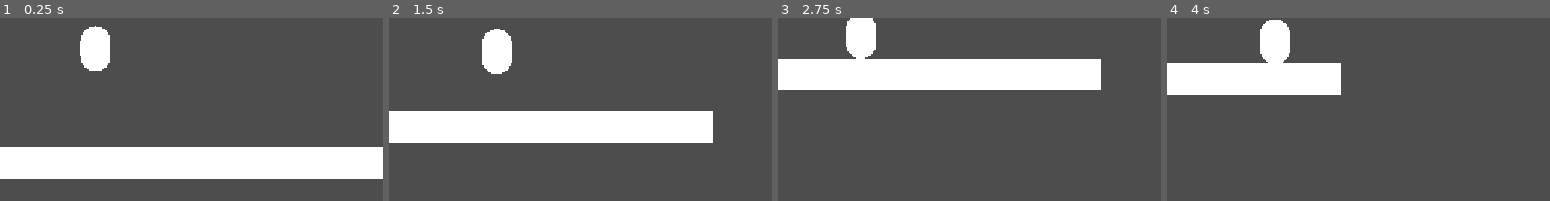
Above: before the commit, frames 1-4 (left to right).
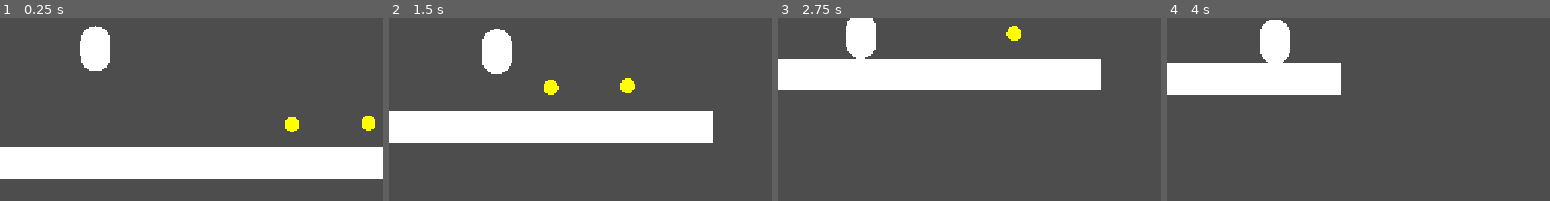
Above: after the commit, the same moments.

Repository: colinabarry/Token-Remake
Game: Godot game, scene res://scenes/levels/test_bed.tscn
Same seed, same stepped clock (60 frames per second), same inputs: the game is played once before the commit and once after it.
Inputs:
- Up to frame 1 (0.25 s): no input
- Up to frame 2 (1.5 s): hold D (move_right) from 0.53 s (still down); tap Space (move_jump) at 0.77 s
- Up to frame 3 (2.75 s): tap Space (move_jump) at 1.52 s; release D (move_right) at 2.03 s; hold A (move_left) from 2.03 s (still down)
- Up to frame 4 (4 s): release A (move_left) at 2.78 s; hold D (move_right) from 2.78 s (still down); tap Space (move_jump) at 3.02, 3.77 s
The pictures show only the part of the screen within x 40-90%, y 50-100%; the shares and areas given below are measured in that part.

The runs differ from the first frame. In frame 1, 0.5% of the frame differs, in the area x 74-98%, y 53-63%; in frame 2, 0.5%, in the area x 40-65%, y 32-43%; in frame 3, 0.2%; in frame 4, nothing differs.

Commit message:
tokens exits, jump tokens work

Diff:
--- a/scenes/actors/characters/player/coin_purse.gd
+++ b/scenes/actors/characters/player/coin_purse.gd
@@ -1,5 +1,5 @@
 @icon("res://assets/icons/icon_purse.png")
-class_name CoinPurse extends Node
+class_name CoinPurse extends Area2D
 
 var default_jump_tokens := 5
 # var default_dash_tokens := 0
@@ -9,12 +9,25 @@
 
 
 func init(_player: Player) -> void:
+	add_to_group("token_collector")
 	self.player = _player
 
-	# player.connect_jump_to_purse(_on_player_jumped)
+	area_entered.connect(_on_area_entered)
 	player.connect_signal_to_callback("jumped", _on_player_jumped)
+
+
+func _collect_token(token: BaseToken) -> void:
+	match token.token_type:
+		BaseToken.TokenType.JUMP_TOKEN:
+			num_jump_tokens += 1
+			print(num_jump_tokens, " tokens left")
 
 
 func _on_player_jumped() -> void:
 	num_jump_tokens -= 1
 	print(num_jump_tokens, " tokens left")
+
+
+func _on_area_entered(area: Area2D) -> void:
+	if area.is_in_group("token"):
+		_collect_token(area as BaseToken)
--- a/scenes/actors/characters/player/player.gd
+++ b/scenes/actors/characters/player/player.gd
@@ -15,6 +15,8 @@
 
 
 func _ready() -> void:
+	add_to_group("player")
+
 	state_machine.init(self)
 	coin_purse.init(self)
 
--- a/scenes/actors/characters/player/player.tscn
+++ b/scenes/actors/characters/player/player.tscn
@@ -10,10 +10,13 @@
 radius = 10.0
 height = 30.0
 
+[sub_resource type="CircleShape2D" id="CircleShape2D_wh11t"]
+radius = 15.0
+
 [node name="Player" type="CharacterBody2D"]
 script = ExtResource("1_cgsb8")
 
-[node name="CollisionShape2D" type="CollisionShape2D" parent="."]
+[node name="PlayerCollision" type="CollisionShape2D" parent="."]
 shape = SubResource("CapsuleShape2D_lcp50")
 
 [node name="MeshInstance2D" type="MeshInstance2D" parent="."]
@@ -23,8 +26,11 @@
 position_smoothing_enabled = true
 position_smoothing_speed = 10.0
 
-[node name="CoinPurse" type="Node" parent="."]
+[node name="CoinPurse" type="Area2D" parent="."]
 script = ExtResource("7_shcpk")
+
+[node name="TokenCollision" type="CollisionShape2D" parent="CoinPurse"]
+shape = SubResource("CircleShape2D_wh11t")
 
 [node name="StateMachine" type="Node" parent="."]
 script = ExtResource("3_c0nlg")
--- /dev/null
+++ b/scenes/actors/tokens/base_token/base_token.gd
@@ -0,0 +1,24 @@
+class_name BaseToken extends Area2D
+
+enum TokenType {
+	BASE_TOKEN,
+	JUMP_TOKEN,
+}
+
+var token_type := TokenType.BASE_TOKEN
+
+@onready var animation_player := $AnimationPlayer
+
+
+func _ready() -> void:
+	add_to_group("token")
+	area_entered.connect(_on_area_entered)
+
+
+func _collect() -> void:
+	queue_free()
+
+
+func _on_area_entered(area: Area2D) -> void:
+	if area.is_in_group("token_collector"):
+		_collect()
--- /dev/null
+++ b/scenes/actors/tokens/base_token/base_token.tscn
@@ -0,0 +1,6 @@
+[gd_scene load_steps=2 format=3 uid="uid://7ixawum8nyfi"]
+
+[ext_resource type="Script" path="res://scenes/actors/tokens/base_token/base_token.gd" id="1_vhyq8"]
+
+[node name="BaseToken" type="Area2D"]
+script = ExtResource("1_vhyq8")
--- /dev/null
+++ b/scenes/actors/tokens/jump_token/jump_token.gd
@@ -0,0 +1,5 @@
+extends BaseToken
+
+
+func _init() -> void:
+	token_type = TokenType.JUMP_TOKEN
--- /dev/null
+++ b/scenes/actors/tokens/jump_token/jump_token.tscn
@@ -0,0 +1,23 @@
+[gd_scene load_steps=4 format=3 uid="uid://dnmska57qgk46"]
+
+[ext_resource type="Script" path="res://scenes/actors/tokens/jump_token/jump_token.gd" id="1_6q45v"]
+
+[sub_resource type="CircleShape2D" id="CircleShape2D_xuuw5"]
+
+[sub_resource type="SphereMesh" id="SphereMesh_mwpfh"]
+radius = 5.0
+height = 10.0
+radial_segments = 4
+rings = 8
+
+[node name="JumpToken" type="Area2D"]
+script = ExtResource("1_6q45v")
+
+[node name="CollisionShape2D" type="CollisionShape2D" parent="."]
+shape = SubResource("CircleShape2D_xuuw5")
+
+[node name="AnimationPlayer" type="AnimationPlayer" parent="."]
+
+[node name="MeshInstance2D" type="MeshInstance2D" parent="."]
+modulate = Color(1, 1, 0, 1)
+mesh = SubResource("SphereMesh_mwpfh")
--- a/scenes/levels/test_bed.tscn
+++ b/scenes/levels/test_bed.tscn
@@ -1,6 +1,7 @@
-[gd_scene load_steps=4 format=3 uid="uid://dm2m54sow7nlk"]
+[gd_scene load_steps=5 format=3 uid="uid://dm2m54sow7nlk"]
 
 [ext_resource type="PackedScene" uid="uid://b874xebdbapxk" path="res://scenes/actors/characters/player/player.tscn" id="1_te8gm"]
+[ext_resource type="PackedScene" uid="uid://dnmska57qgk46" path="res://scenes/actors/tokens/jump_token/jump_token.tscn" id="2_mtn5b"]
 
 [sub_resource type="QuadMesh" id="QuadMesh_oe2gj"]
 
@@ -23,3 +24,9 @@
 
 [node name="Player" parent="." instance=ExtResource("1_te8gm")]
 position = Vector2(267, 150)
+
+[node name="JumpToken" parent="." instance=ExtResource("2_mtn5b")]
+position = Vector2(398, 220)
+
+[node name="JumpToken2" parent="." instance=ExtResource("2_mtn5b")]
+position = Vector2(449, 219)
Not shown: 1 places in scenes/actors/characters/player/player.tscn that only renumber resources
